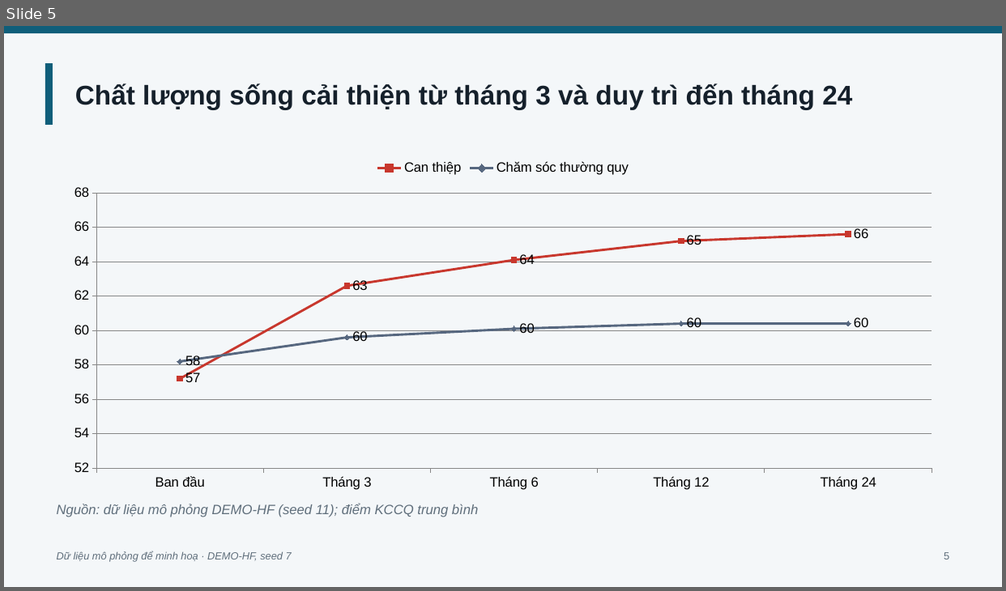
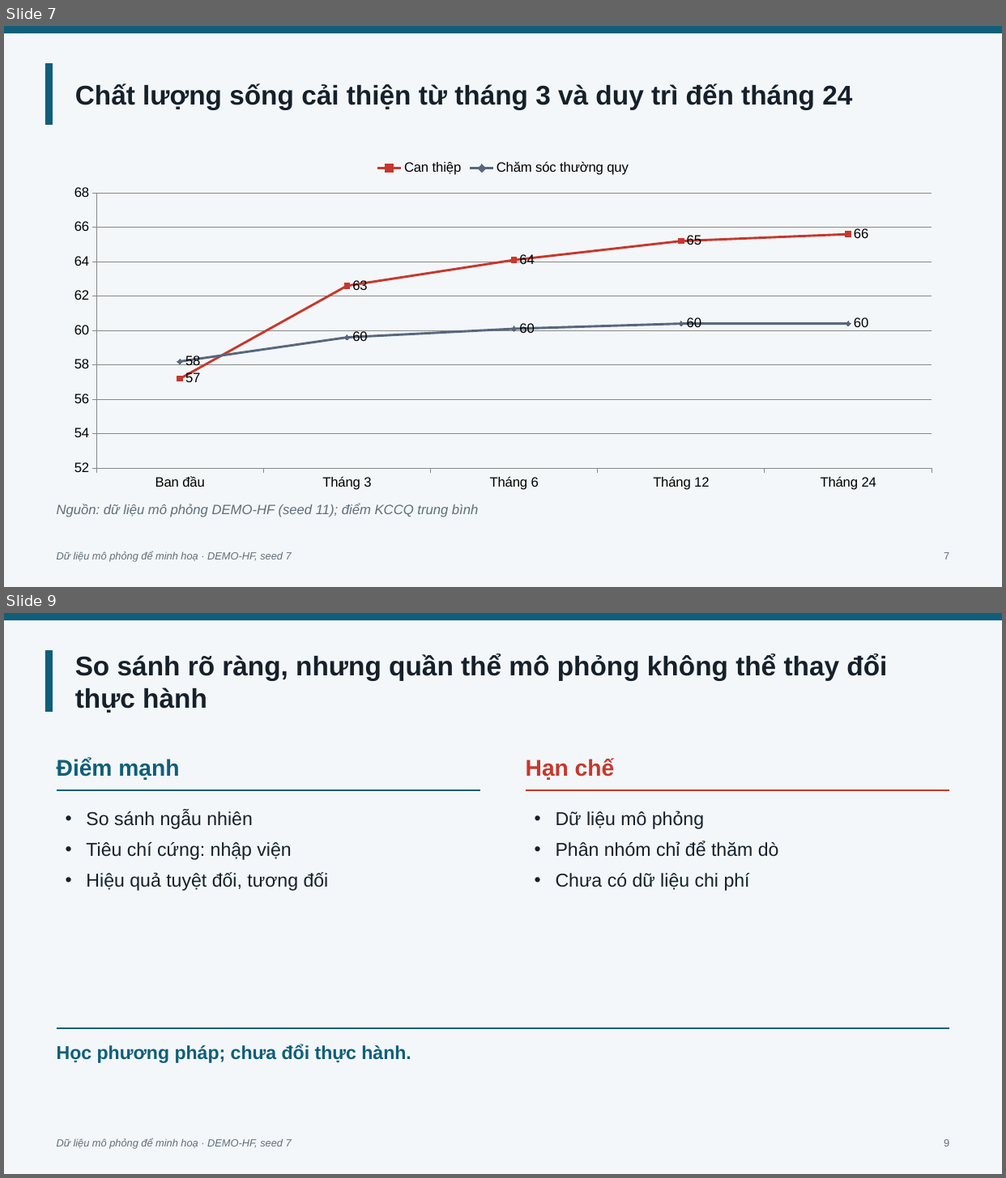
Before and after one commit to jackfeng94/medskill-panda, a slide deck: examples/demo-hf/pptx_vi/out/demo-hf.pptx. Shown one above the other, each under a label of ours: slide 5 before the commit, slides 7 and 9 after it; the slides between them are not shown. The pictures are 1006x591 and 1006x1178 pixels, drawn with LibreOffice and Linux fonts; fonts in the diff are those of the drawing; background and template pictures are left out. Boxes give left, top, right and bottom in pixels: in the first picture for what was removed or moved away, otherwise in the second. Text is boxed around its words. In the diff, an @@ line names an element or a change of style, - is before the commit and + after.

```diff
--- a/examples/demo-hf/pptx_vi/out/demo-hf.pptx
+++ b/examples/demo-hf/pptx_vi/out/demo-hf.pptx
@@ slide 9 added at (4, 613, 1002, 1174), background #F4F7F9; not listed: 2 template elements that a slide beside it also shows @@
@@ title added at (75, 653, 887, 713), 26 pt, text #15202B, bold @@
+So sánh rõ ràng, nhưng quần thể mô phỏng không thể thay đổi thực hành
@@ text added at (57, 758, 179, 780), 22 pt, text #0F5E7A, bold @@
+Điểm mạnh
@@ text added at (526, 758, 615, 780), 22 pt, text #C8372D, bold @@
+Hạn chế
@@ line added from (57, 790) to (481, 790), #0F5E7A 2 pt @@
@@ line added from (526, 790) to (949, 790), #C8372D 2 pt @@
@@ text added at (86, 810, 329, 891), 18 pt, text #15202B @@
+• So sánh ngẫu nhiên
+• Tiêu chí cứng: nhập viện
+• Hiệu quả tuyệt đối, tương đối
@@ text added at (556, 811, 779, 891), 18 pt, text #15202B @@
+• Dữ liệu mô phỏng
+• Phân nhóm chỉ để thăm dò
+• Chưa có dữ liệu chi phí
@@ line added from (57, 1029) to (949, 1029), #0F5E7A 2 pt @@
@@ text added at (57, 1045, 411, 1063), 18 pt, text #0F5E7A, bold @@
+Học phương pháp; chưa đổi thực hành.
@@ text added at (57, 1139, 292, 1149), 10 pt, text #5F6E7B, italic @@
+Dữ liệu mô phỏng để minh hoạ · DEMO-HF, seed 7
@@ text added at (944, 1139, 949, 1147), 10 pt, text #5F6E7B @@
+9
@@ what was slide 5 is now slide 7 @@
@@ slide 7 changed as well @@
@@ text at (944, 552, 949, 560): text changed @@
-5
+7
```
Also in this commit, not shown: 5 other slides changed, 5 other slides added, 30 other files.
